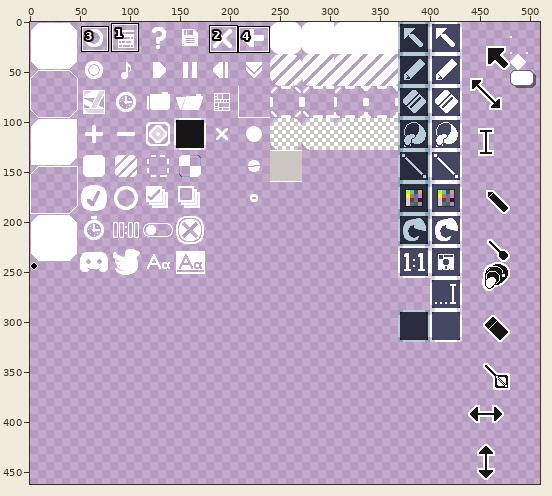
File history of a pixel-art file, assets/gui.aseprite. The picture above shows the old version from afar; the outline marks the close-up.
Close-up. Old version:
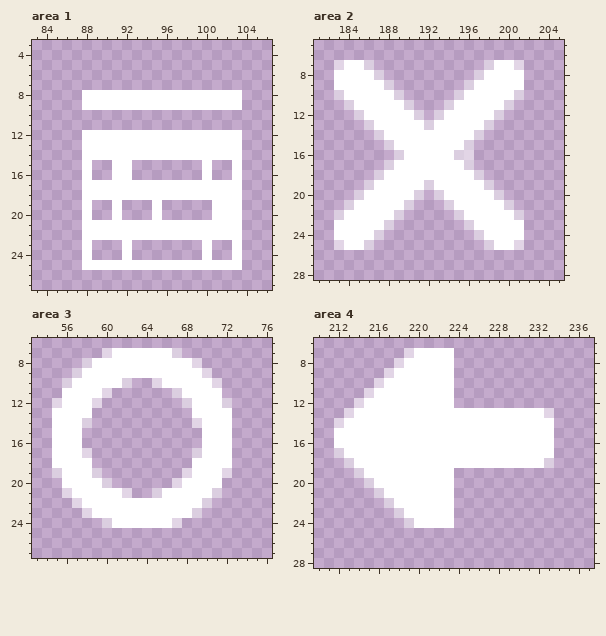
512x512 pixels, 1 frame. Colours within 5 levels of each other are drawn and written as one. Shown: area 1: x 83..106, y 3..27; area 2: x 181..205, y 5..28; area 3: x 53..76, y 6..27; area 4: x 210..237, y 6..28. The wide view leaves out empty margins. The commit also changed other parts of the picture, which this record leaves out.
After the commit:
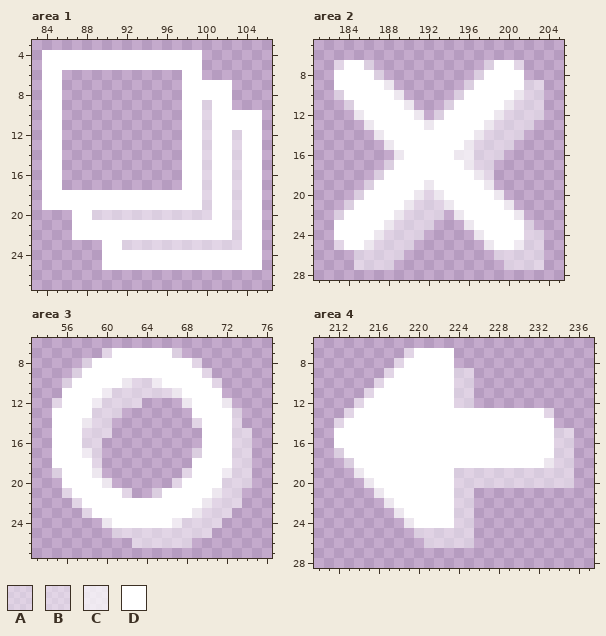
Palette (. is transparent): A #ffffff78  B #ffffff80  C #ffffffc0  D #ffffff
Change:
layer "Layer 2" added
Changed rows in their new state; - is an unchanged pixel.
Area 1, layer "Layer 1":
first column x 84:
 4 DDDDDDDDDDDDDDDD------
 5 DDDDDDDDDDDDDDDD------
 6 DD------------DD------
 7 DD------------DDDDD---
 8 DD--..........-----.--
 9 DD--..........--B--.--
10 DD------------DDBDDDDD
11 DD------------DDBDDDDD
12 DD--..........--B--BDD
13 DD--..........--B--BDD
14 DD--..........--B--BDD
15 DD--.--..-----DDBDDBDD
16 DD--.--..-----DDBDDBDD
17 DD--..........--B--BDD
18 DDDD------------B--BDD
19 DDDD-DD-DDD-DDDDB--BDD
20 ---D-BBBBBBBBBBBB--BDD
21 ---D---------------BDD
22 ---D---------------BDD
23 ----.-DDBBBBBBBBBBBBDD
24 ----.-DD-DDDDDDD-DD-DD
25 ----..--------------DD
Area 2, layer "Layer 2":
first column x 185:
 9 ---C-------------AB
10 ----C-----------CAA
11 -----C---------CAAA
12 C-----C-------CAAAB
13 -C-----C-----CAAAB-
14 --C---------CAAAB--
15 ---C-------CAAAB---
16 ----C-----CCAAB----
17 -----------CAB-----
18 ------------CB-----
19 -------C-----C-----
20 ------CAC-----C----
21 -----CAAAC-----C---
22 ----CAAAB-C-----C--
23 ---CAAAB---C-----B-
24 --CAAAB-----C----AB
25 -CAAAB-------C--CAA
26 AAAAB---------BAAAA
27 BAAB-----------BAAB
Area 3, layer "Layer 2":
first column x 58:
10 ----CBBC---------
11 --CBBBBBBC-------
12 -CBBBB----C---C--
13 -BBB-----------B-
14 CBB------------B-
15 BBB------------BB
16 BB-------------BB
17 CB-------------BB
18 -B-------------BB
19 -C------------CBB
20 --C-----------BBB
21 -------------CBB-
22 ------------CBBB-
23 -----------CBBB--
24 --C------CBBBB---
25 ---BBBBBBBBBB----
26 -----BBBBBB------
Area 4, layer "Layer 2":
first column x 214:
 9 ----------AA----------
10 ----------AA----------
11 ----------AA----------
12 ----------AA----------
15 --------------------AB
16 --------------------AA
17 --------------------AA
18 -------------------CAA
19 C---------AAAAAAAAAAAA
20 -C--------AAAAAAAAAAAB
21 --C-------AA----------
22 ---C------AA----------
23 ----C-----AA----------
24 -----C----AA----------
25 ------BAAAAA----------
26 -------BAAAA----------
Pixel boxes of the changes (left, top, right, bottom) in both close-ups:
changed: (42, 50, 262, 270)
changed: (354, 80, 544, 270)
changed: (82, 378, 252, 548)
added: (454, 368, 474, 408)
changed: (354, 428, 574, 548)
